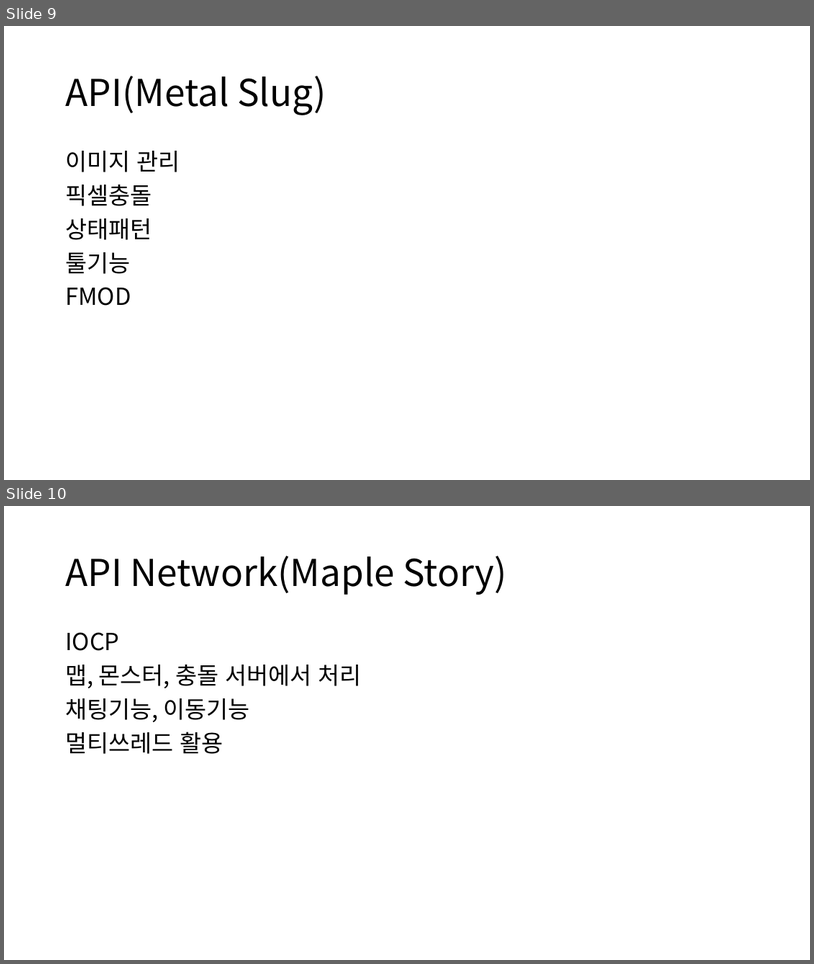
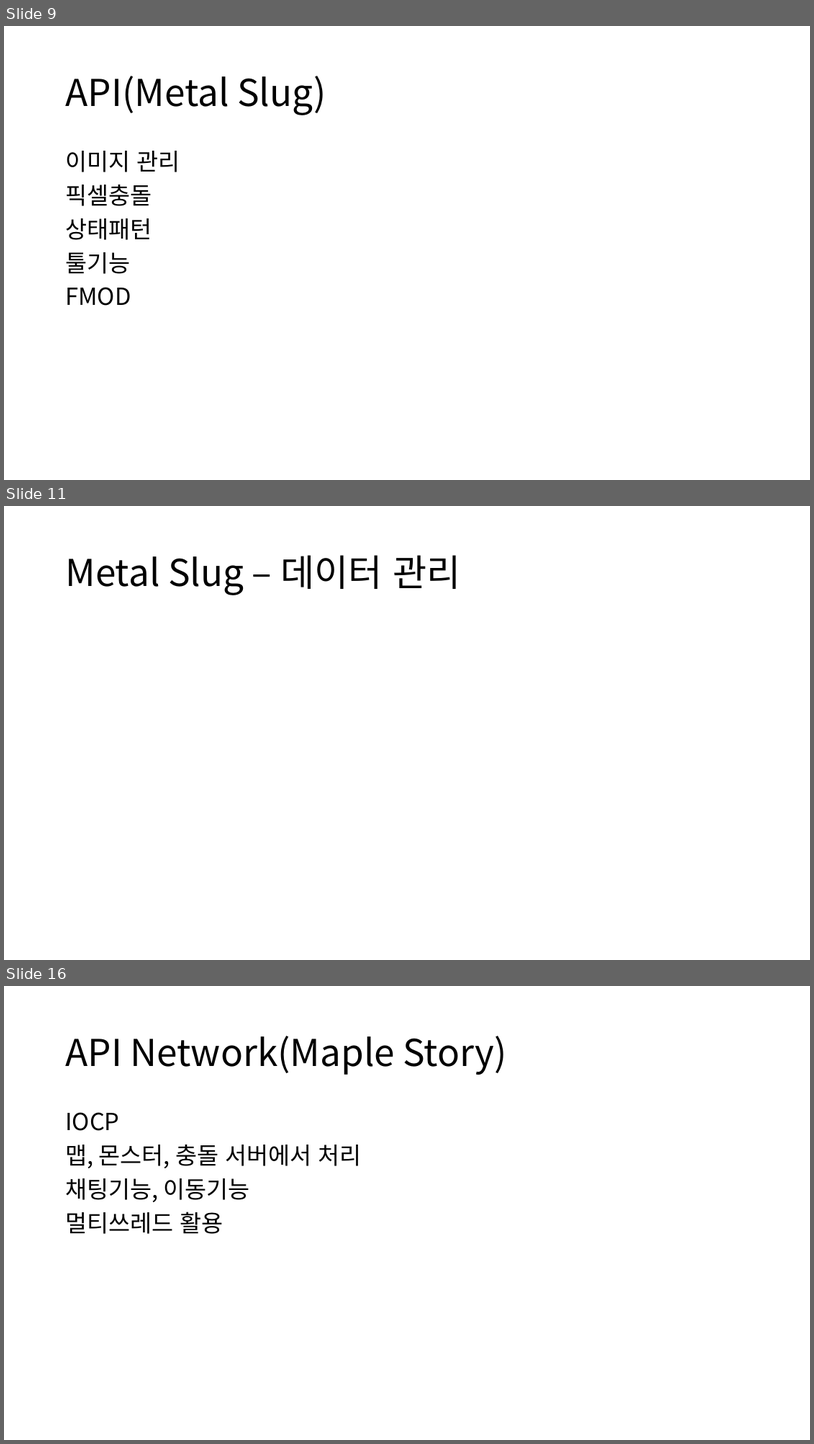
Before and after one commit to GanZiPokPung/SHARE_FILES, a slide deck: 포트폴리오 설명/포트폴리오 소개.pptx. Shown one above the other, each under a label of ours: slides 9 and 10 before the commit, slides 9, 11 and 16 after it; the slides between them are not shown. The pictures are 814x964 and 814x1444 pixels, drawn with LibreOffice and Linux fonts; fonts in the diff are those of the drawing. Boxes give left, top, right and bottom in pixels: in the first picture for what was removed or moved away, otherwise in the second. Text is boxed around its words. In the diff, an @@ line names an element or a change of style, - is before the commit and + after.

```diff
--- a/포트폴리오 설명/포트폴리오 소개.pptx
+++ b/포트폴리오 설명/포트폴리오 소개.pptx
@@ slide 11 added at (4,506,810,960), background #FFFFFF @@
@@ title added at (65,555,460,595), 44 pt, text #000000 @@
+Metal Slug – 데이터 관리
@@ what was slide 10 is now slide 16 @@
```
Also in this commit, not shown: 5 other slides added, 1 other file.
